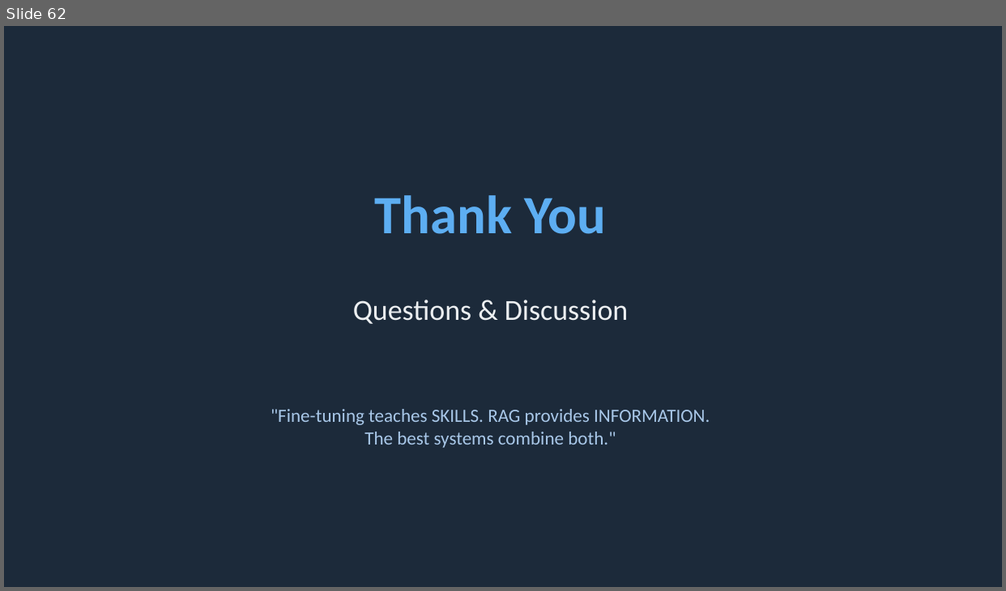
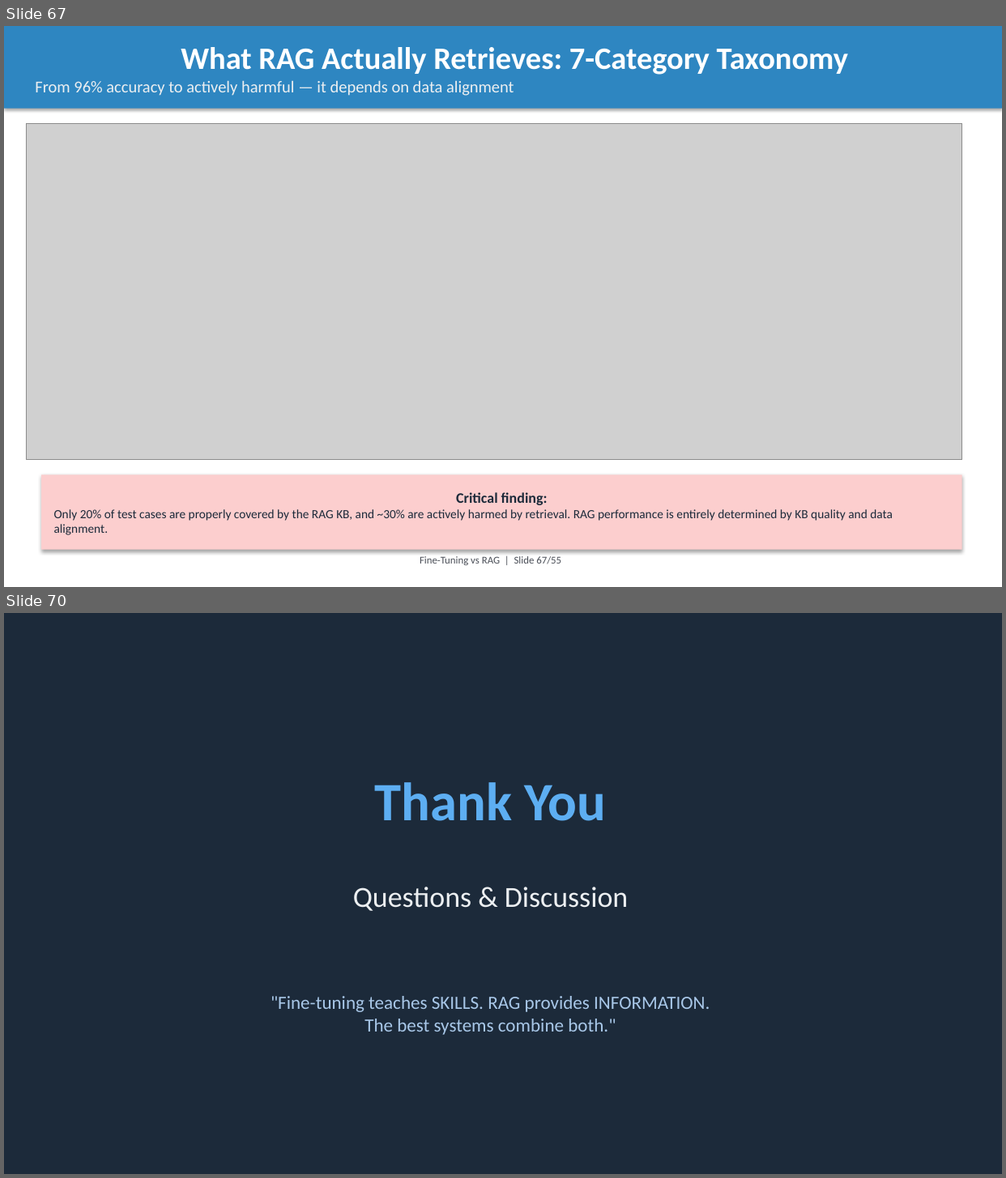
Before and after one commit to intelliswarm-ai/finetune-vs-rag, a slide deck: presentation.pptx. Shown one above the other, each under a label of ours: slide 62 before the commit, slides 67 and 70 after it; the slides between them are not shown. The pictures are 1006x591 and 1006x1178 pixels, drawn with LibreOffice and Linux fonts; fonts in the diff are those of the drawing; grey boxes stand for pictures. Boxes give left, top, right and bottom in pixels: in the first picture for what was removed or moved away, otherwise in the second. Text is boxed around its words. In the diff, an @@ line names an element or a change of style, - is before the commit and + after.

```diff
--- a/presentation.pptx
+++ b/presentation.pptx
@@ slide 67 added at (4, 26, 1002, 587), background #FFFFFF @@
@@ rectangle added at (4, 26, 1002, 109), fill #2E86C1, 16 pt, text #ECEFF1 @@
+What RAG Actually Retrieves: 7-Category Taxonomy
+From 96% accuracy to actively harmful — it depends on data alignment
@@ picture added at (27, 123, 962, 460) @@
@@ rectangle added at (41, 476, 962, 550), fill #FCCECE, 12 pt, text #1C2A3A @@
+Critical finding:
+Only 20% of test cases are properly covered by the RAG KB, and ~30% are actively harmed by retrieval. RAG performance is entirely determined by KB quality and data alignment.
@@ text added at (420, 557, 561, 565), 10 pt, text #4A4E57 @@
+Fine-Tuning vs RAG | Slide 67/55
@@ what was slide 62 is now slide 70 @@
```
Also in this commit, not shown: 7 other slides added, 13 other files.
